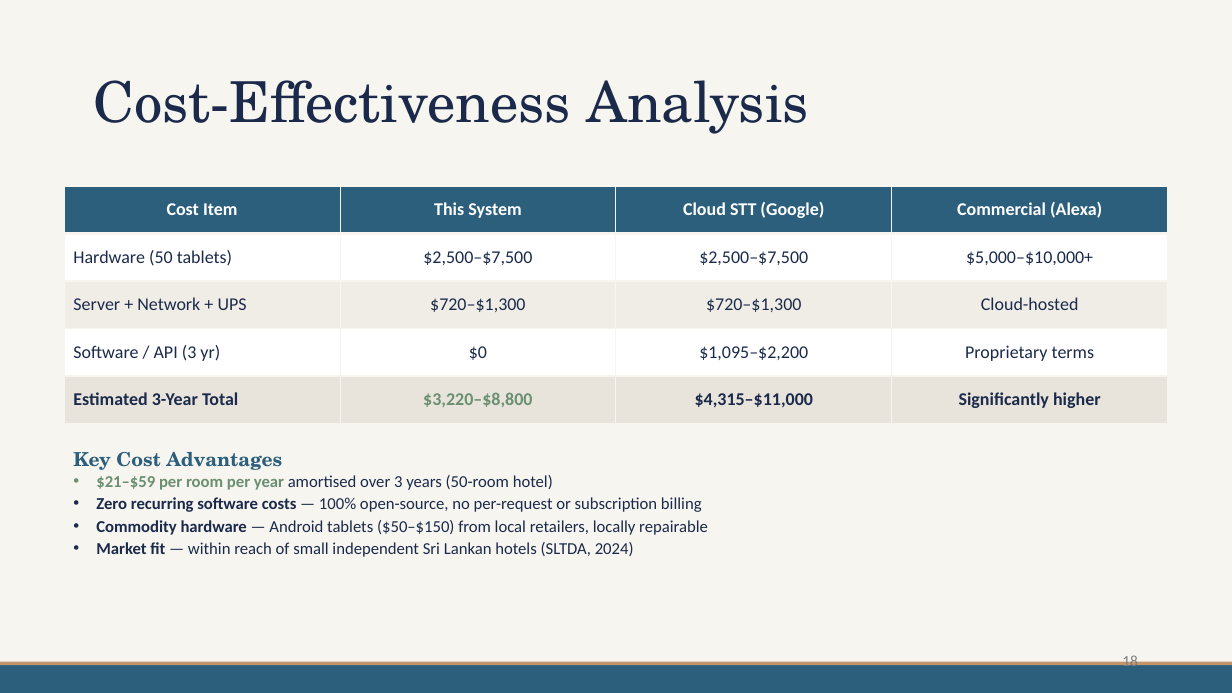
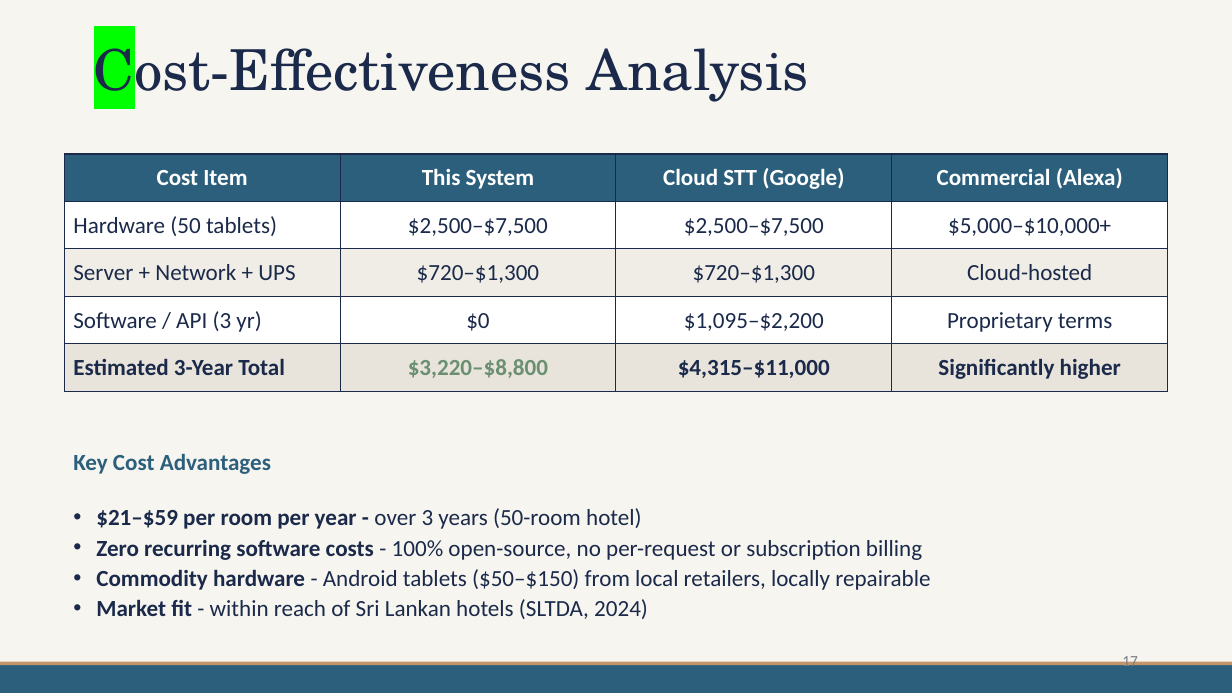
Before and after one commit to mdpw/msc-research, a slide deck: slide 17 of documents/Viva Presentation.pptx (slide 18 before the commit). Drawn at 1232x693 pixels with LibreOffice and Linux fonts; fonts in the diff are those of the drawing. Boxes give left, top, right and bottom in pixels: in the first picture for what was removed or moved away, otherwise in the second. Text is boxed around its words. In the diff, an @@ line names an element or a change of style, - is before the commit and + after.

```diff
--- a/documents/Viva Presentation.pptx
+++ b/documents/Viva Presentation.pptx
@@ title "Cost-Effectiveness Analysis" at (x1=94, y1=34, x2=809, y2=107): highlight none to #00FF00 in "Cost-Effectiveness" @@
@@ table at (x1=64, y1=154, x2=1169, y2=392) @@
@@ size 14 to 18 pt @@
@@ borders changed @@
@@ table moved from (x1=64, y1=186, x2=1169, y2=423) to (x1=64, y1=154, x2=1169, y2=392) @@
@@ text at (x1=73, y1=453, x2=271, y2=474): size 15 to 18 pt, font TeX Gyre Schola to Calibri in "Key Cost Advantages" @@
@@ text at (x1=96, y1=508, x2=930, y2=619): text changed; size 13 to 18 pt @@
-• $21–$59 per room per year amortised over 3 years (50-room hotel)
-• Zero recurring software costs — 100% open-source, no per-request or subscription billing
-• Commodity hardware — Android tablets ($50–$150) from local retailers, locally repairable
-• Market fit — within reach of small independent Sri Lankan hotels (SLTDA, 2024)
+• $21–$59 per room per year - over 3 years (50-room hotel)
+• Zero recurring software costs - 100% open-source, no per-request or subscription billing
+• Commodity hardware - Android tablets ($50–$150) from local retailers, locally repairable
+• Market fit - within reach of Sri Lankan hotels (SLTDA, 2024)
@@ page number at (x1=1122, y1=653, x2=1138, y2=671): text changed @@
-18
+17
```
Also in this commit, not shown: 17 other slides changed, 2 slides added, 2 slides removed.
